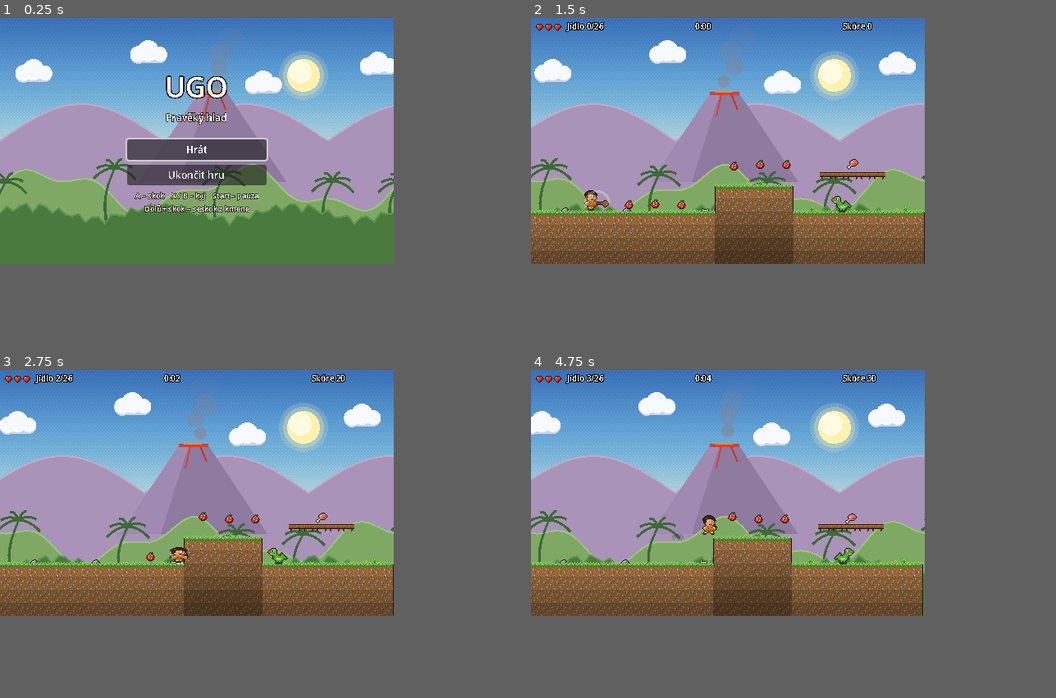
Above: before the commit, frames 1-4 (two rows, left to right).
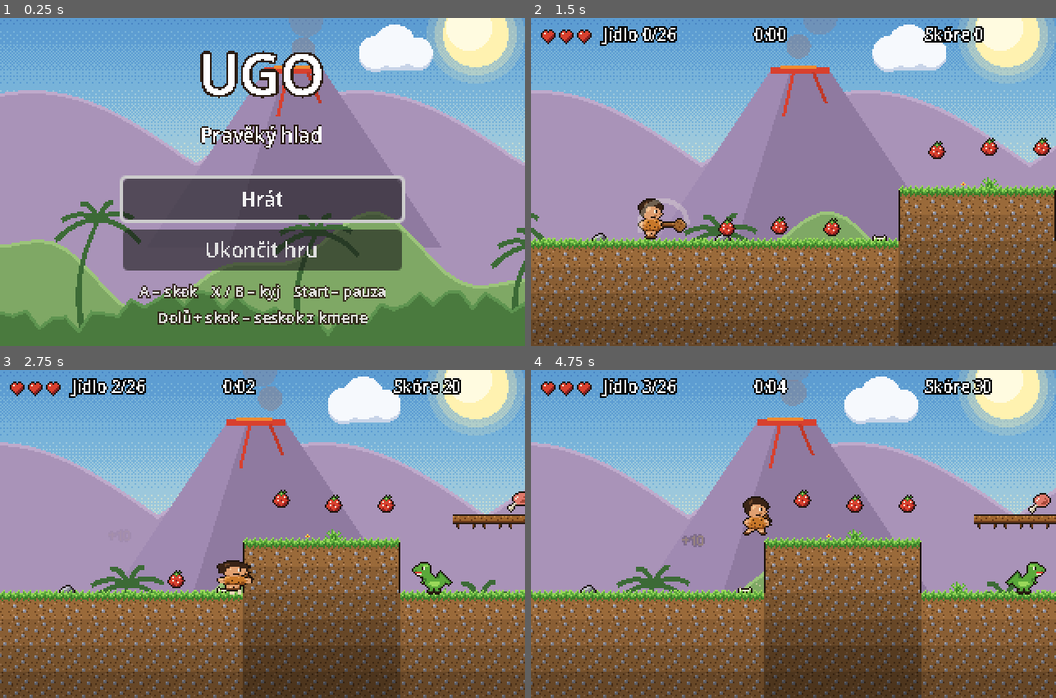
Above: after the commit, the same moments.

Repository: zarybjir/Duke
Game: Godot game, scene res://scenes/main.tscn
Same seed, same stepped clock (60 frames per second), same inputs: the game is played once before the commit and once after it.
Inputs:
- Up to frame 1 (0.25 s): no input
- Up to frame 2 (1.5 s): click "Hrát" at 0.5 s; tap Enter (ui_accept) at 1.25 s; hold Right (right) from 1.28 s (still down); tap X (attack) at 1.35 s
- Up to frame 3 (2.75 s): keep holding Right (right); tap Space (jump) at 1.52, 2.27 s; tap X (attack) at 2.1 s
- Up to frame 4 (4.75 s): release Right (right) at 2.78 s; hold Left (left) 2.78-3.53 s; tap Z at 2.85 s; tap X (attack) at 3.05, 3.8, 4.55 s; hold Right (right) from 3.53 s (still down); tap J at 3.6 s; tap Space (jump) at 3.77, 4.52 s; tap Ctrl at 4.35 s
In our replay, the window is 480x300 before the commit and 640x400 after it. These sizes can differ from the game's own. Grey fills any space a smaller window leaves; there, only what the larger window draws over its background counts as a difference.

The runs differ from the first frame. In frame 1, 75% of the frame differs, in the area x 0-100%, y 0-100%; in frame 2, 67%; in frame 3, 66%; in frame 4, 74%.

Commit message:
Větší obraz (320×200, na Legion Go S 6×) a velký dinosaurus na 3 rány
Co-Authored-By: Claude Opus 5.5 <noreply@anthropic.com>
Claude-Session: https://claude.ai/code/session_015jCRZS7ASg3pqxo763VEwg

Diff:
--- a/project.godot
+++ b/project.godot
@@ -19,8 +19,8 @@
 
 [display]
 
-window/size/viewport_width=480
-window/size/viewport_height=300
+window/size/viewport_width=320
+window/size/viewport_height=200
 window/size/mode=3
 window/stretch/mode="viewport"
 window/stretch/aspect="keep"
--- a/scripts/background.gd
+++ b/scripts/background.gd
@@ -10,7 +10,10 @@
 
 
 func _draw() -> void:
-	var size := get_viewport_rect().size
+	# Pozadí je navržené pro 480×300 – zobrazíme jeho střed a spodní část.
+	var view := get_viewport_rect().size
+	draw_set_transform(Vector2(roundf((view.x - 480.0) * 0.5), roundf((view.y - 300.0) * 0.6)))
+	var size := Vector2(480, 300)
 	var cx := t * 25.0
 	var cam := get_viewport().get_camera_2d()
 	if cam != null:
--- a/scripts/dino.gd
+++ b/scripts/dino.gd
@@ -3,9 +3,17 @@
 
 const SPEED := 32.0
 
+var big := false
+var m := 1.0
+
 
 func _ready() -> void:
-	_setup_body(Vector2(18, 13), Vector2(0, 1.5))
+	if big:
+		m = 2.0
+		hp = 3
+		_setup_body(Vector2(34, 26), Vector2(0, -5.0))
+	else:
+		_setup_body(Vector2(18, 13), Vector2(0, 1.5))
 
 
 func _physics_process(delta: float) -> void:
@@ -14,7 +22,11 @@
 		return
 	anim_t += delta
 	velocity.y = minf(velocity.y + 900.0 * delta, 400.0)
-	velocity.x = facing * SPEED
+	flash = maxf(flash - delta, 0.0)
+	if flash <= 0.0:
+		velocity.x = facing * SPEED * (1.25 if big else 1.0)
+	else:
+		velocity.x = move_toward(velocity.x, 0.0, 300.0 * delta)
 	move_and_slide()
 	if is_on_wall() or (is_on_floor() and not _ground_ahead()):
 		facing = -facing
@@ -24,13 +36,14 @@
 
 func _ground_ahead() -> bool:
 	var space := get_world_2d().direct_space_state
-	var from := global_position + Vector2(facing * 10.0, 0.0)
+	var from := global_position + Vector2(facing * 10.0 * m, 8.0 - 8.0)
 	var q := PhysicsRayQueryParameters2D.create(from, from + Vector2(0, 16), 1 | 16)
 	return not space.intersect_ray(q).is_empty()
 
 
 func _draw() -> void:
 	var tex: Texture2D = Art.dino1 if int(anim_t * 6.0) % 2 == 0 else Art.dino2
-	draw_set_transform(Vector2.ZERO, 0.0, Vector2(facing, 1))
+	draw_set_transform(Vector2(0, 8), 0.0, Vector2(facing * m, m))
 	var size := tex.get_size()
-	draw_texture(tex, Vector2(-floorf(size.x * 0.5), 8.0 - (size.y - 1)))
+	var mod := Color(1, 0.5, 0.5) if flash > 0.0 else Color(1, 0.85, 0.6) if big else Color.WHITE
+	draw_texture(tex, Vector2(-floorf(size.x * 0.5), -(size.y - 1)), mod)
--- a/scripts/enemy.gd
+++ b/scripts/enemy.gd
@@ -7,6 +7,8 @@
 var facing := -1
 var anim_t := 0.0
 var hurtbox: Area2D
+var hp := 1
+var flash := 0.0
 
 
 func _setup_body(size: Vector2, offset: Vector2) -> void:
@@ -44,7 +46,7 @@
 		return
 	if p.velocity.y > 10.0 and p.global_position.y < global_position.y - 5.0:
 		p.bounce()
-		die(0)
+		damage(0)
 	else:
 		p.take_damage(global_position.x)
 
@@ -52,7 +54,18 @@
 ## Volá hráč při zásahu kyjem.
 func hit(from_dir: int) -> void:
 	if not dead:
+		damage(from_dir)
+
+
+## Ubere život; větší nepřátelé vydrží víc ran.
+func damage(from_dir: int) -> void:
+	hp -= 1
+	if hp <= 0:
 		die(from_dir)
+	else:
+		flash = 0.25
+		velocity.x = from_dir * 90.0
+		Sfx.play("hurt", 0.6)
 
 
 func die(from_dir: int) -> void:
--- a/scripts/hud.gd
+++ b/scripts/hud.gd
@@ -11,8 +11,8 @@
 	set_anchors_and_offsets_preset(Control.PRESET_FULL_RECT)
 	mouse_filter = Control.MOUSE_FILTER_IGNORE
 	food_label = _label(Vector2(44, 3))
-	time_label = _label(Vector2(200, 3))
-	score_label = _label(Vector2(380, 3))
+	time_label = _label(Vector2(136, 3))
+	score_label = _label(Vector2(240, 3))
 
 
 func _label(pos: Vector2) -> Label:
--- a/scripts/level.gd
+++ b/scripts/level.gd
@@ -183,6 +183,12 @@
 			pk.collected.connect(_on_collected)
 			food_total += 1
 			add_child(pk)
+		"T":
+			var big := DinoScript.new()
+			big.big = true
+			big.position = pos
+			big.killed.connect(_on_killed)
+			add_child(big)
 		"d":
 			var dino := DinoScript.new()
 			dino.position = pos
--- a/scripts/levels.gd
+++ b/scripts/levels.gd
@@ -4,6 +4,7 @@
 ##   ^  bodce                    P  start hráče          C  kontrolní bod (pochodeň)
 ##   E  cíl (jeskyně)            a  bobule (10 b.)       m  maso (50 b.)
 ##   o  vejce (200 b.)           d  dinosaurus           f  pterodaktyl
+##   T  velký dinosaurus (3 rány)
 ## Úpravy úrovně: stačí přepsat znaky níže (všechny řádky můžou mít libovolnou délku).
 
 const LEVELS := [
@@ -24,7 +25,7 @@
 		"               a a a    m      a                         ===                                                                   ######                                                                             ",
 		"                      -----   a a                                     aaa         ----                                      d  ######                 aa                                                          ",
 		"              ######                  ==            ===                                                   a a a a        ####################                               ---                   ==              ",
-		"   P   a a a  ######     d            ==       C                  ^^^     d                 d         C                  ####################         ^^   d      d               C           d   ==  aaa    E    ",
+		"   P   a a a  ######     d            ==       C                  ^^^     d                 T         C                  ####################         ^^   d      T               C           d   ==  aaa    E    ",
 		"##############################   #################           ###################################    #########################################    ##########################     ##################################",
 		"##############################   #################           ###################################    #########################################    ##########################     ##################################",
 		"##############################   #################           ###################################    #########################################    ##########################     ##################################",
